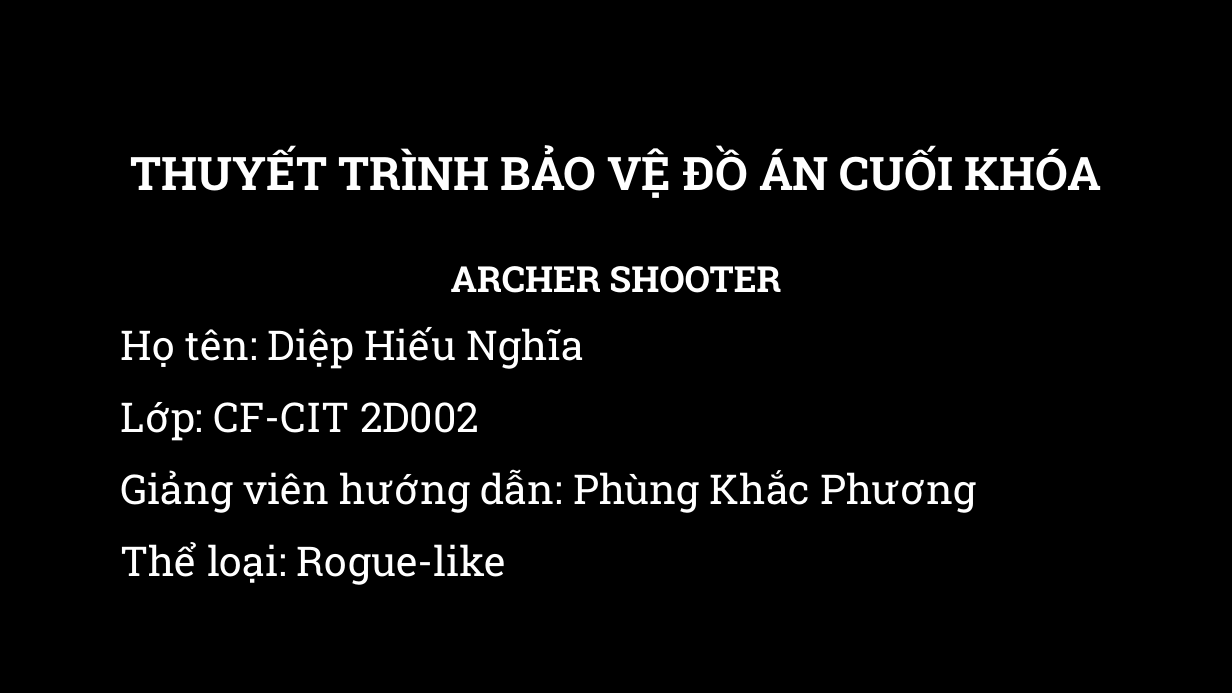
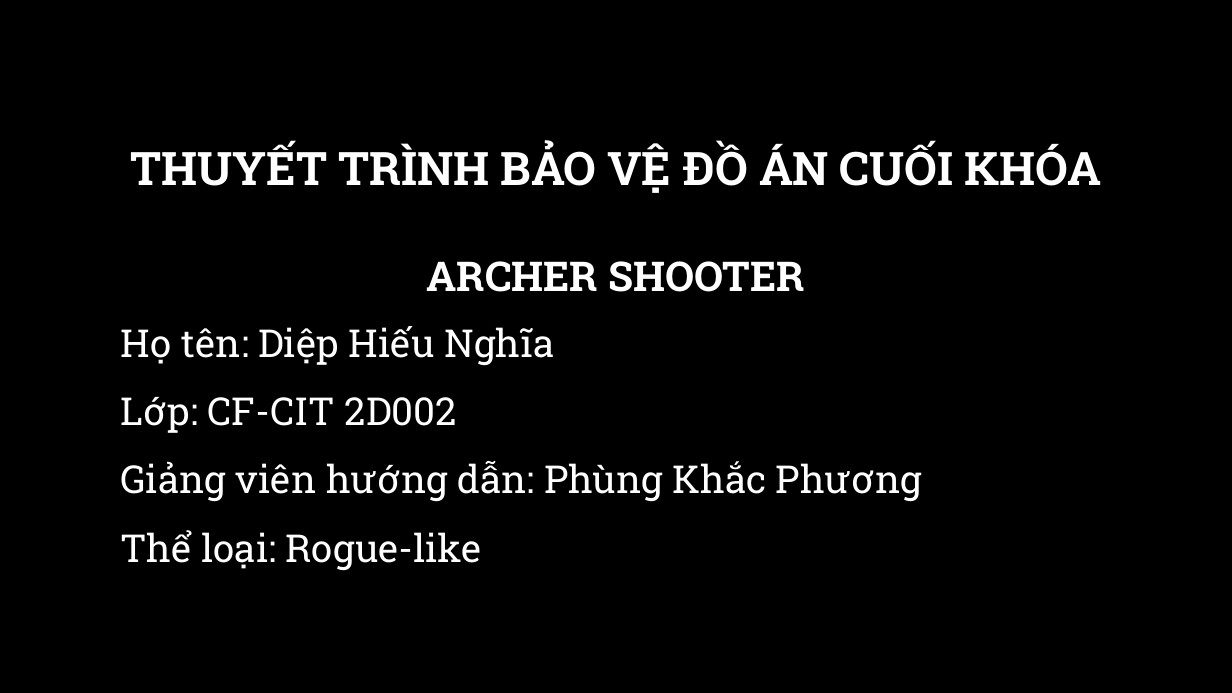
Before and after one commit to diephieunghia/3DPuzzleProject, a slide deck: slide 1 of Thuyết trình bảo vệ đồ án cuối khóa.pptx. Drawn at 1232x693 pixels with LibreOffice and Linux fonts; fonts in the diff are those of the drawing; background and template pictures are left out. Boxes give left, top, right and bottom in pixels: in the first picture for what was removed or moved away, otherwise in the second. Text is boxed around its words. In the diff, an @@ line names an element or a change of style, - is before the commit and + after.

Commit message:
pptx update

```diff
--- a/Thuyết trình bảo vệ đồ án cuối khóa.pptx
+++ b/Thuyết trình bảo vệ đồ án cuối khóa.pptx
@@ title "THUYẾT TRÌNH BẢO VỆ ĐỒ ..." at [130,143,1102,292]: size 28 to 32 pt in "ARCHER SHOOTER" @@
@@ subtitle "Họ tên: Diệp Hiếu Nghĩa" at [121,326,922,571]: size 32 to 30 pt @@
```
Also in this commit, not shown: 1 other slide changed.
